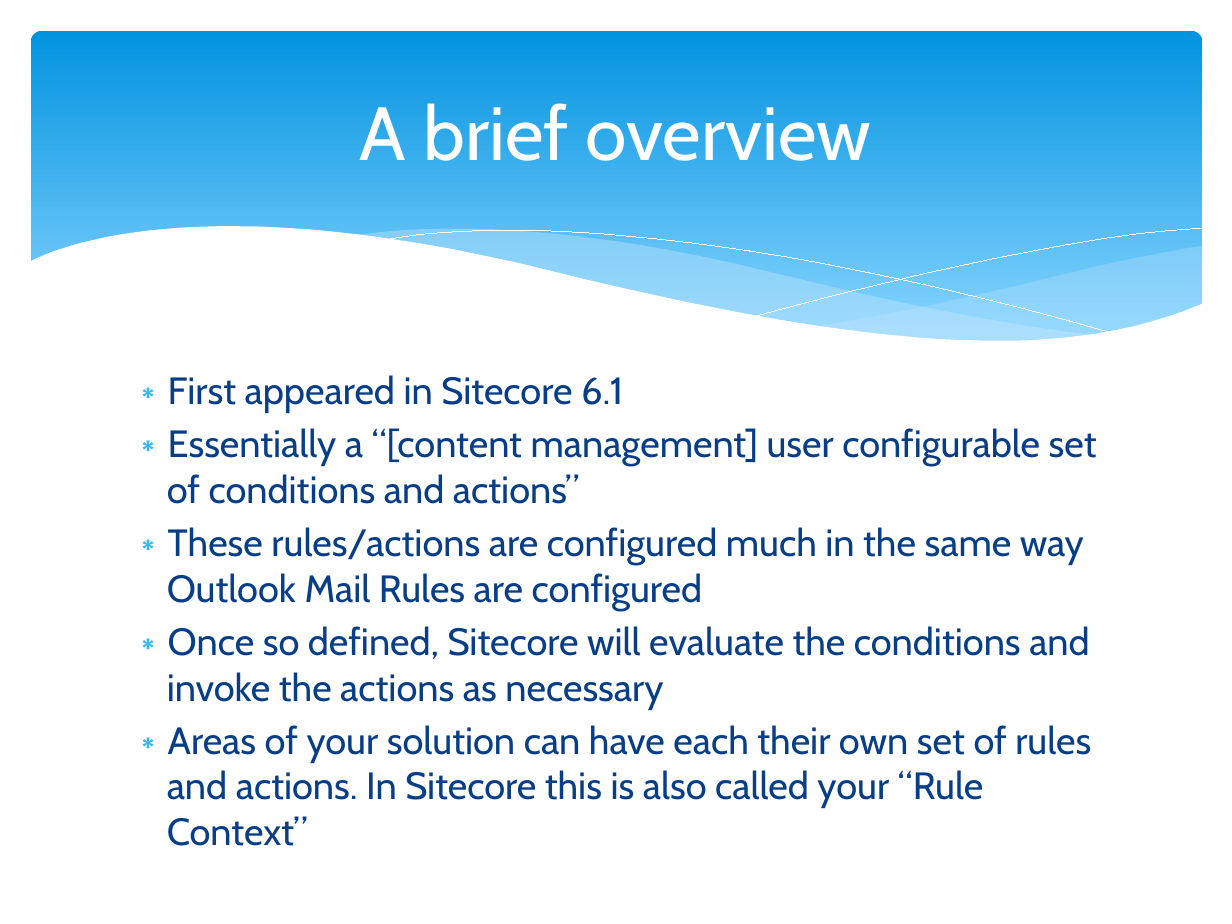
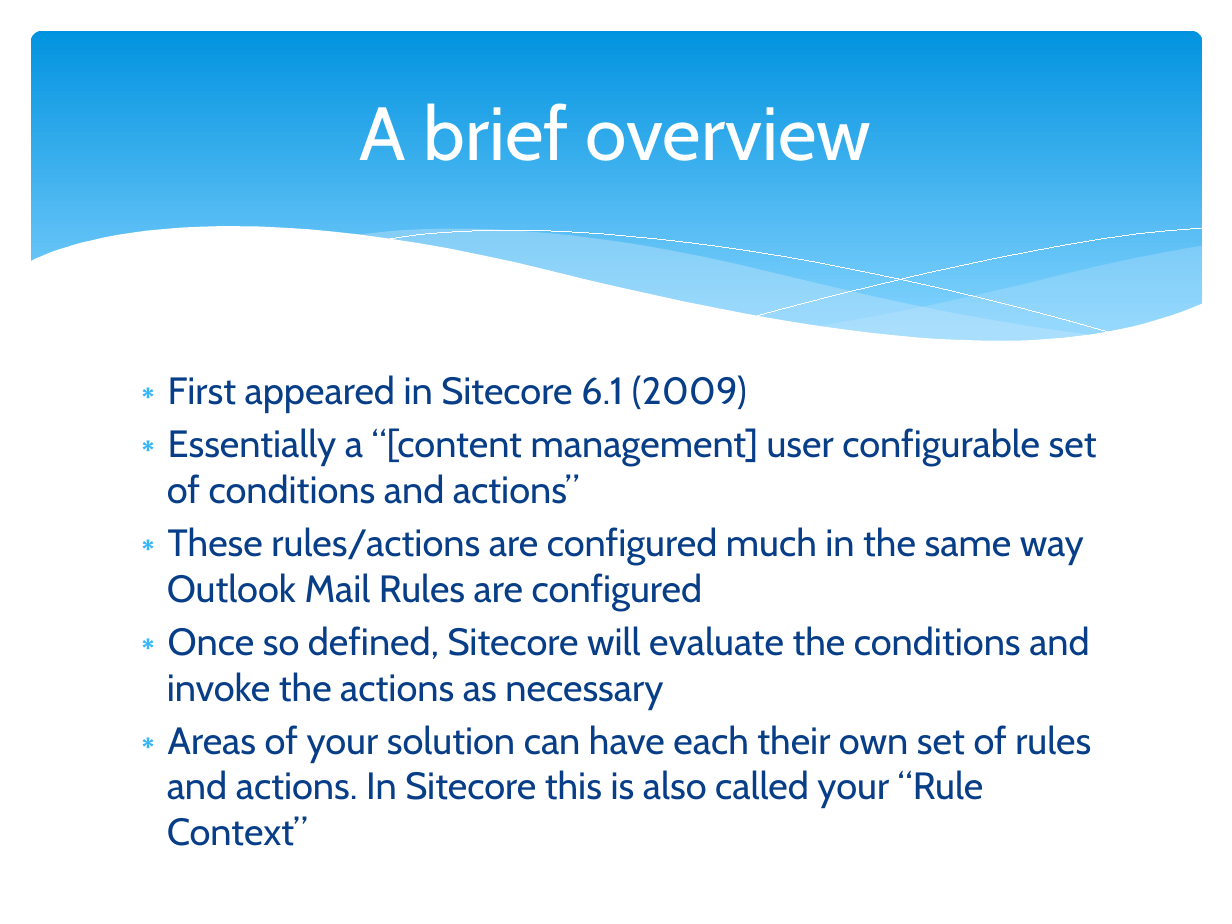
Before and after one commit to cassidydotdk/sugde, a slide deck: slide 4 of Rule your solutions.pptx (slide 2 before the commit). Drawn at 1232x924 pixels with LibreOffice and Linux fonts; fonts in the diff are those of the drawing. Boxes give left, top, right and bottom in pixels: in the first picture for what was removed or moved away, otherwise in the second. Text is boxed around its words. In the diff, an @@ line names an element or a change of style, - is before the commit and + after.

```diff
--- a/Rule your solutions.pptx
+++ b/Rule your solutions.pptx
@@ text at box(168, 375, 747, 413): text changed @@
-∗ First appeared in Sitecore 6.1
+∗ First appeared in Sitecore 6.1 (2009)
```
Also in this commit, not shown: 2 other slides changed, 2 slides added, 13 other files.
